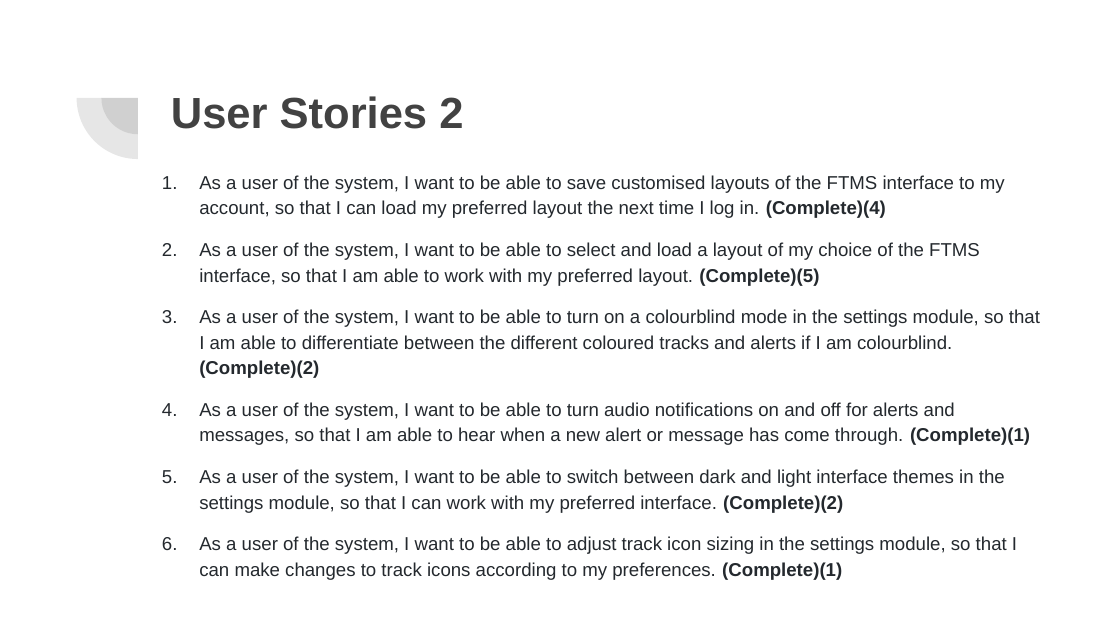
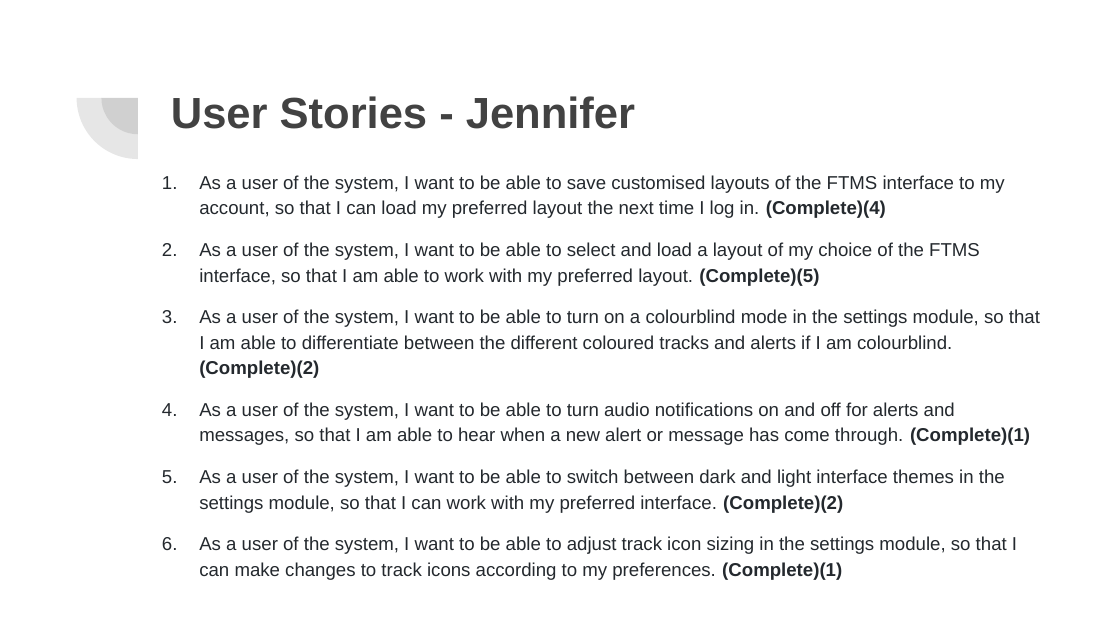
Before and after one commit to jenniferhuynhh/Honours-Project-2019, a slide deck: slide 4 of sem2/Client Meeting Slides/SERP Sem2 Meeting 4.pptx. Drawn at 1120x630 pixels with LibreOffice and Linux fonts; fonts in the diff are those of the drawing. Boxes give left, top, right and bottom in pixels: in the first picture for what was removed or moved away, otherwise in the second. Text is boxed around its words. In the diff, an @@ line names an element or a change of style, - is before the commit and + after.

Commit message:
Added names to user stories

```diff
--- a/sem2/Client Meeting Slides/SERP Sem2 Meeting 4.pptx
+++ b/sem2/Client Meeting Slides/SERP Sem2 Meeting 4.pptx
@@ title at [171,96,635,129]: text changed @@
-User Stories 2
+User Stories - Jennifer
```
Also in this commit, not shown: 2 other slides changed.
